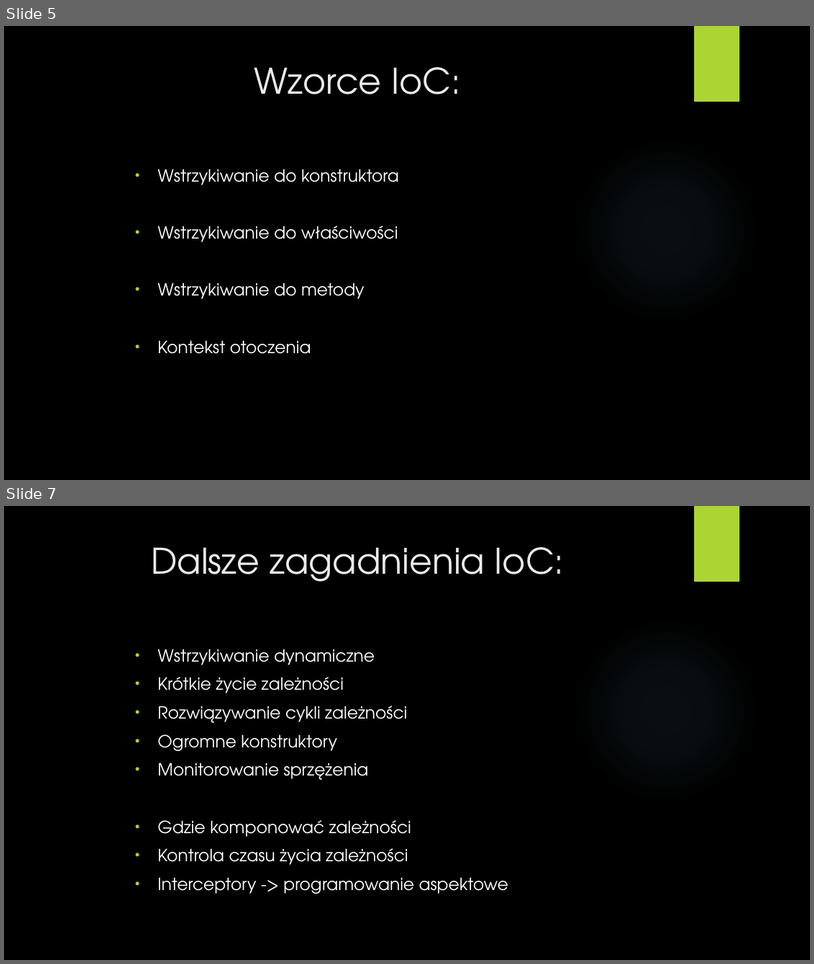
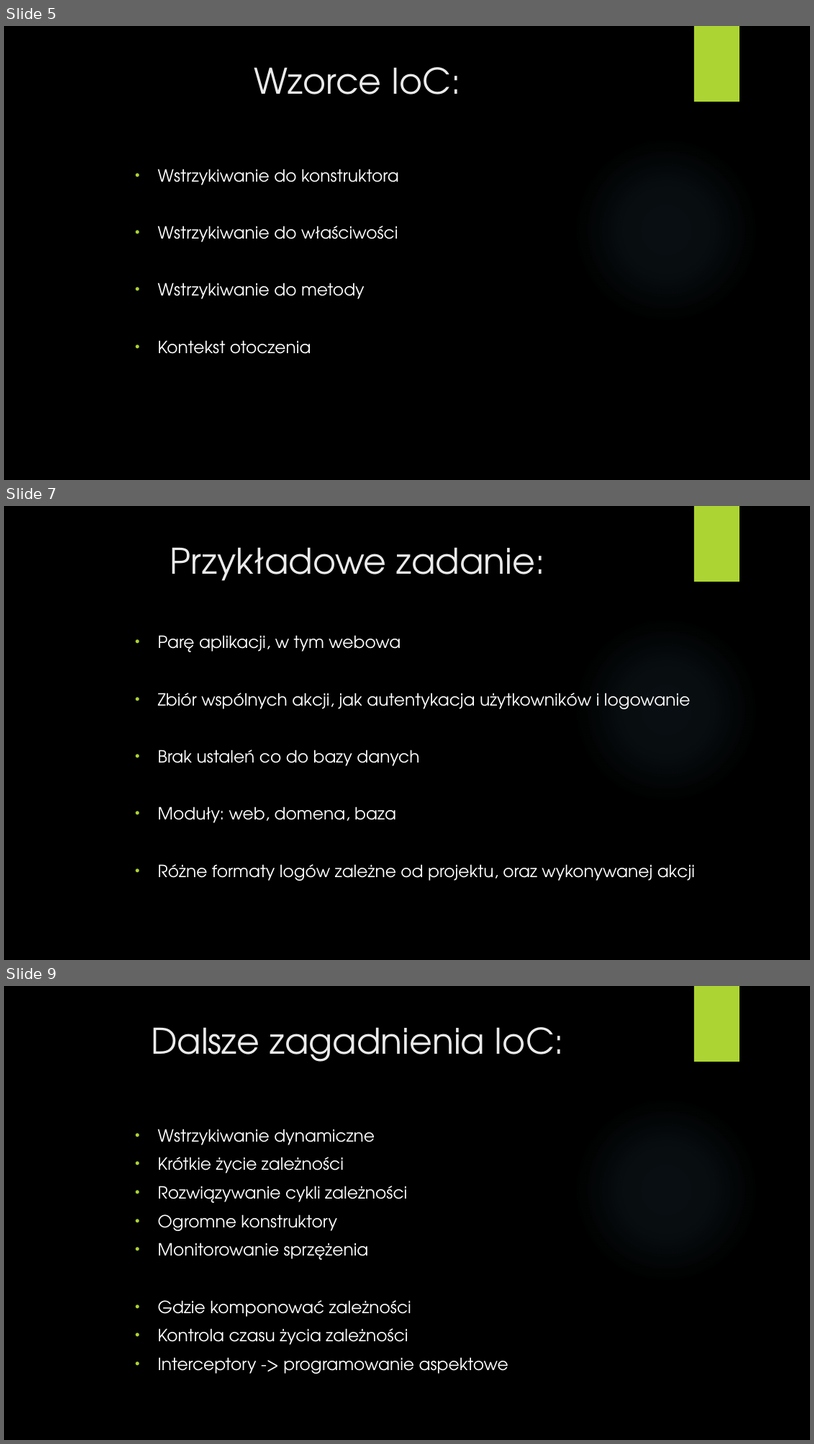
Before and after one commit to padzikm/IoC, a slide deck: Presentation.pptx. Shown one above the other, each under a label of ours: slides 5 and 7 before the commit, slides 5, 7 and 9 after it; the slides between them are not shown. The pictures are 814x964 and 814x1444 pixels, drawn with LibreOffice and Linux fonts; fonts in the diff are those of the drawing; background and template pictures are left out. Boxes give left, top, right and bottom in pixels: in the first picture for what was removed or moved away, otherwise in the second. Text is boxed around its words. In the diff, an @@ line names an element or a change of style, - is before the commit and + after.

Commit message:
Updated presentation

```diff
--- a/Presentation.pptx
+++ b/Presentation.pptx
@@ slide 7 added at [4, 506, 810, 960], background picture (left out); not listed: 2 template elements that a slide beside it also shows @@
@@ title added at [170, 547, 545, 581], 42 pt, text #EBEBEB @@
+Przykładowe zadanie:
@@ text added at [158, 635, 695, 880], 20 pt, text #FFFFFF @@
+• Parę aplikacji, w tym webowa
+• Zbiór wspólnych akcji, jak autentykacja użytkowników i logowanie
+• Brak ustaleń co do bazy danych
+• Moduły: web, domena, baza
+• Różne formaty logów zależne od projektu, oraz wykonywanej akcji
@@ what was slide 7 is now slide 9 @@
```
Also in this commit, not shown: 2 other slides added, 1 slide removed, 1 other file.
